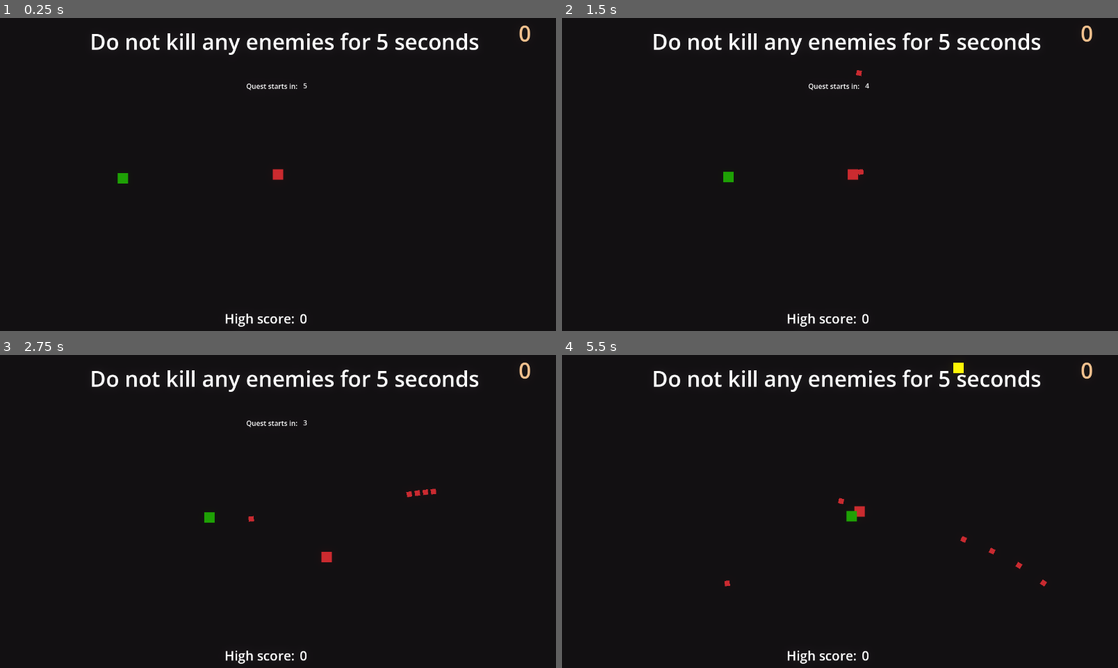
Above: before the commit, frames 1-4 (two rows, left to right).
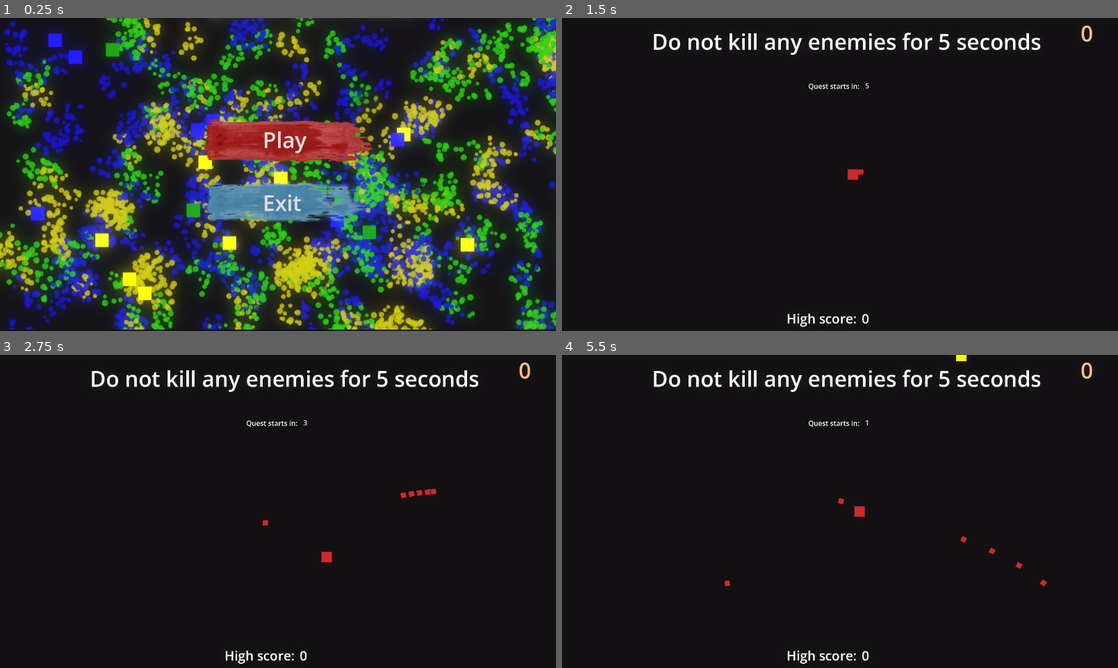
Above: after the commit, the same moments.

Repository: DiScarlet/ShootEm
Game: Godot game, scene res://scenes/arena.tscn
The game is run twice, just before and just after one commit, with the same random seed, the same clock (stepped at 60 frames per second) and the same inputs.
Inputs (mouse positions are in pixels of both pictures, inside the frame that each line leads up to):
- Up to frame 1 (0.25 s): no input
- Up to frame 2 (1.5 s): click (845, 140) at 0.5 s, where only the run after the commit has a clickable "Play"; tap Enter at 1.25 s; move the mouse to (962, 158) at 1.27 s; press the mouse at (962, 158) at 1.28 s; hold D (move_right) from 1.28 s (still down)
- Up to frame 3 (2.75 s): move the mouse to (166, 527) at 2.02 s; release D (move_right) at 2.03 s; release the mouse at (166, 527) at 2.03 s; hold S (move_down) from 2.03 s (still down); click (166, 527) at 2.1 s
- Up to frame 4 (5.5 s): move the mouse to (895, 442) at 2.77 s; release S (move_down) at 2.78 s; press the mouse at (895, 442) at 2.78 s; hold D (move_right) 2.78-3.53 s; move the mouse to (812, 574) at 3.52 s; release the mouse at (812, 574) at 3.53 s; hold W (move_up) 3.53-4.28 s; click (812, 574) at 3.6 s; move the mouse to (1006, 558) at 4.27 s; press the mouse at (1006, 558) at 4.28 s; hold A (move_left) from 4.28 s (still down); move the mouse to (673, 464) at 5.02 s; release the mouse at (673, 464) at 5.03 s; click (673, 464) at 5.1 s

The runs differ from the first frame. In frame 1, 65% of the frame differs, in the area x 0-100%, y 0-100%; in frame 2, less than 0.1%; in frame 3, 0.2%; in frame 4, 0.3%.

Commit message:
Added main menu

Diff:
--- a/scenes/arena.tscn
+++ b/scenes/arena.tscn
@@ -5,7 +5,6 @@
 [ext_resource type="PackedScene" uid="uid://b4ok3ievmdxys" path="res://scenes/enemies/enemy_blue.tscn" id="3_41jku"]
 [ext_resource type="PackedScene" uid="uid://dhh0qewrl521k" path="res://scenes/enemies/enemy_base.tscn" id="3_olpmc"]
 [ext_resource type="PackedScene" uid="uid://dryair0vs6tgf" path="res://scenes/enemies/enemy_yellow.tscn" id="4_k1k1x"]
-[ext_resource type="Script" uid="uid://q0l3nqxud6n2" path="res://scripts/UI/score.gd" id="4_xdvfk"]
 [ext_resource type="Script" uid="uid://bqbhw16j16xcc" path="res://scripts/UI/high_score.gd" id="5_4ag8t"]
 [ext_resource type="Script" uid="uid://b0xdbtaudahbx" path="res://scripts/camera_2d.gd" id="5_7ft05"]
 [ext_resource type="PackedScene" uid="uid://c7fd16v1dsogf" path="res://scenes/powerups/power_up.tscn" id="5_41jku"]
@@ -13,6 +12,10 @@
 [ext_resource type="Script" uid="uid://bi7yxc83hanjg" path="res://scripts/quests/quest_label.gd" id="10_k1k1x"]
 [ext_resource type="Script" uid="uid://djst5gdekcofa" path="res://scripts/quests/Additional_UI/grace_start_timer.gd" id="11_ajq0i"]
 [ext_resource type="AudioStream" uid="uid://c2v5pag0oebpj" path="res://assets/audio/music.mp3" id="13_8vbsj"]
+[ext_resource type="Script" uid="uid://bgxpfeujwd075" path="res://scripts/UI/main_menu.gd" id="13_ow1aj"]
+[ext_resource type="Texture2D" uid="uid://ffc4f5jllhlb" path="res://assets/images/textures/redSmear.png" id="14_a43o1"]
+[ext_resource type="Texture2D" uid="uid://b507xfurumq1i" path="res://assets/images/textures/blueSmear.png" id="14_xsx6r"]
+[ext_resource type="Texture2D" uid="uid://bohaw1wcc3b5a" path="res://assets/images/textures/MainBG.png" id="16_ow1aj"]
 
 [sub_resource type="Environment" id="Environment_wl4x5"]
 background_mode = 3
@@ -20,6 +23,18 @@
 glow_bloom = 0.37
 glow_blend_mode = 0
 
+[sub_resource type="GDScript" id="GDScript_6joey"]
+script/source = "extends Label
+
+#FUNCS
+#system overrides
+func _process(delta: float) -> void:
+	text = str(GameManager.points)
+"
+
+[sub_resource type="StyleBoxFlat" id="StyleBoxFlat_ixwup"]
+bg_color = Color(0.32156864, 0.47843137, 0.6784314, 1)
+
 [node name="Arena" type="Node2D" unique_id=86317714]
 script = ExtResource("1_wl4x5")
 enemies = Array[PackedScene]([ExtResource("3_olpmc"), ExtResource("3_41jku"), ExtResource("4_k1k1x")])
@@ -28,24 +43,19 @@
 [node name="Player" parent="." unique_id=1334363141 instance=ExtResource("2_olpmc")]
 position = Vector2(640, 360)
 
-[node name="Enemy" parent="." unique_id=81046350 instance=ExtResource("3_olpmc")]
-position = Vector2(263, 369)
-
 [node name="WorldEnvironment" type="WorldEnvironment" parent="." unique_id=1136972443]
 environment = SubResource("Environment_wl4x5")
 
 [node name="EnemySpawnTimer" type="Timer" parent="." unique_id=220998081]
 wait_time = 3.0
-autostart = true
 
 [node name="IntervalTimer" type="Timer" parent="." unique_id=1689908458]
-autostart = true
 
 [node name="PowerupSpawnTimer" type="Timer" parent="." unique_id=773368948]
 wait_time = 15.0
-autostart = true
 
 [node name="UI" type="Node2D" parent="." unique_id=1367308604]
+visible = false
 z_index = 20
 
 [node name="ScoreControl" type="Control" parent="UI" unique_id=1679407863]
@@ -65,7 +75,7 @@
 theme_override_colors/font_color = Color(0.9510427, 0.7500664, 0.54699606, 1)
 theme_override_font_sizes/font_size = 50
 text = "100"
-script = ExtResource("4_xdvfk")
+script = SubResource("GDScript_6joey")
 
 [node name="HighScoreVal" type="Label" parent="UI/ScoreControl" unique_id=2140397873]
 layout_mode = 1
@@ -173,8 +183,80 @@
 [node name="AudioStreamPlayer" type="AudioStreamPlayer" parent="." unique_id=1531487500]
 stream = ExtResource("13_8vbsj")
 autoplay = true
+parameters/looping = true
+
+[node name="MainMenu" type="Control" parent="." unique_id=377361924]
+layout_mode = 3
+anchors_preset = 0
+offset_right = 1280.0
+offset_bottom = 720.0
+script = ExtResource("13_ow1aj")
+
+[node name="Play" type="Node2D" parent="MainMenu" unique_id=1052612274]
+position = Vector2(35, 21)
+
+[node name="PlayButton" type="Button" parent="MainMenu/Play" unique_id=669018485]
+anchors_preset = 8
+anchor_left = 0.5
+anchor_top = 0.5
+anchor_right = 0.5
+anchor_bottom = 0.5
+offset_left = 447.0
+offset_top = 220.0
+offset_right = 793.0
+offset_bottom = 297.0
+grow_horizontal = 2
+grow_vertical = 2
+theme_override_colors/font_pressed_color = Color(0.7471869, 0.9999998, 0.99968165, 1)
+theme_override_colors/font_hover_color = Color(0.7490196, 1, 1, 1)
+theme_override_font_sizes/font_size = 50
+theme_override_styles/normal = SubResource("StyleBoxFlat_ixwup")
+text = "Play"
+flat = true
+
+[node name="bg" type="Sprite2D" parent="MainMenu/Play" unique_id=1021529317]
+z_index = -2
+position = Vector2(630, 257)
+scale = Vector2(0.34146136, 0.43917274)
+texture = ExtResource("14_a43o1")
+
+[node name="Exit" type="Node2D" parent="MainMenu" unique_id=1849341021]
+position = Vector2(20, -40)
+
+[node name="bg" type="Sprite2D" parent="MainMenu/Exit" unique_id=1459251504]
+z_index = -2
+position = Vector2(647, 459)
+scale = Vector2(0.34146136, 0.43917274)
+texture = ExtResource("14_xsx6r")
+
+[node name="ExitButton" type="Button" parent="MainMenu/Exit" unique_id=254901589]
+anchors_preset = 8
+anchor_left = 0.5
+anchor_top = 0.5
+anchor_right = 0.5
+anchor_bottom = 0.5
+offset_left = 468.0
+offset_top = 426.0
+offset_right = 792.0
+offset_bottom = 503.0
+grow_horizontal = 2
+grow_vertical = 2
+theme_override_colors/font_pressed_color = Color(0.8580561, 0.9999998, 0.8198646, 1)
+theme_override_colors/font_hover_color = Color(0.85882354, 1, 0.81960785, 1)
+theme_override_font_sizes/font_size = 50
+theme_override_styles/normal = SubResource("StyleBoxFlat_ixwup")
+text = "Exit"
+flat = true
+
+[node name="SpriteBG" type="Sprite2D" parent="MainMenu" unique_id=33460670]
+z_index = -4
+position = Vector2(662.622, 357.5)
+scale = Vector2(1.2986349, 1.2986349)
+texture = ExtResource("16_ow1aj")
 
 [connection signal="timeout" from="EnemySpawnTimer" to="." method="_on_enemy_spawn_timer_timeout"]
 [connection signal="timeout" from="IntervalTimer" to="." method="_on_interval_timer_timeout"]
 [connection signal="timeout" from="PowerupSpawnTimer" to="." method="_on_powerup_spawn_timer_timeout"]
 [connection signal="timeout" from="Camera2D/ScreenShakeTimer" to="Camera2D" method="_on_screen_shake_timer_timeout"]
+[connection signal="pressed" from="MainMenu/Play/PlayButton" to="MainMenu" method="_on_play_button_pressed"]
+[connection signal="pressed" from="MainMenu/Exit/ExitButton" to="MainMenu" method="_on_exit_button_pressed"]
--- /dev/null
+++ b/scripts/UI/main_menu.gd
@@ -0,0 +1,16 @@
+extends Control
+
+#VARS
+@onready var ui: Node2D = $"../UI"
+
+#FUNCS
+#event funcs(buttons)
+func _on_play_button_pressed() -> void:
+	visible = false
+	ui.visible = true
+	GameManager.start_quest.emit()
+	GameManager.start_game.emit()
+
+
+func _on_exit_button_pressed() -> void:
+	get_tree().quit()
--- a/scripts/UI/score.gd
+++ /dev/null
@@ -1,6 +0,0 @@
-extends Label
-
-#FUNCS
-#system overrides
-func _process(delta: float) -> void:
-	text = str(GameManager.points)
--- a/scripts/arena.gd
+++ b/scripts/arena.gd
@@ -11,15 +11,22 @@
 #Godot elements
 @onready var interval_timer: Timer = $IntervalTimer
 @onready var enemy_spawn_timer: Timer = $EnemySpawnTimer
+@onready var powerup_spawn_timer: Timer = $PowerupSpawnTimer
+@onready var main_menu: Control = $MainMenu
+@onready var ui: Node2D = $UI
 
 
 #FUNCS
 #system overrides
 func _ready() -> void:
+	GameManager.player.enabled = false
+	main_menu.visible = true
+	ui.visible = false
 	GameManager.node_creation_parent = self
-	GameManager.start_quest.emit()
 	GameManager.points = 0
 	interval_timer.wait_time = GameManager.DIFFICULTY_INTERVAL
+	GameManager.start_game.connect(on_start_game)
+
 
 func _exit_tree() -> void:
 	GameManager.node_creation_parent = null
@@ -62,3 +69,10 @@
 	var powerup_ind = randi_range(0, power_ups.size() - 1)
 
 	GameManager.instance_node(power_ups[powerup_ind], Vector2(randi_range(0, WINDOW_SIZE.x), randi_range(0, WINDOW_SIZE.y)), self)
+
+
+func on_start_game():
+	enemy_spawn_timer.start()
+	interval_timer.start()
+	interval_timer.start()
+	GameManager.player.enabled = true
--- a/scripts/player.gd
+++ b/scripts/player.gd
@@ -21,6 +21,16 @@
 var default_damage = damage
 #Godot elements
 @onready var timer_reload: Timer = $TimerReload
+
+#FIELDS
+var enabled: bool = true:
+	set(value):
+		enabled = value
+		set_physics_process(value)
+		set_process(value)
+		set_process_input(value)
+		visible = value
+		print("player " + str(value))
 
 
 #FUNCS
--- a/scripts/singletons/GameManager.gd
+++ b/scripts/singletons/GameManager.gd
@@ -4,6 +4,7 @@
 signal start_quest
 signal reset_level
 signal player_ready
+signal start_game
 
 #VARS
 #consts
Binary file added: assets/images/textures/MainBG.png
Not shown, added: assets/images/textures/MainBG.png.import
Binary file added: assets/images/textures/blueSmear.png
Not shown, added: assets/images/textures/blueSmear.png.import
Binary file added: assets/images/textures/redSmear.png
Not shown, added: assets/images/textures/redSmear.png.import
Binary file added: scenes/Screenshot 2026-03-18 000255.png
Not shown, added: scenes/Screenshot 2026-03-18 000255.png.import
Not shown, added: scripts/UI/main_menu.gd.uid
Empty file added: scripts/UI/play_button.gd
Not shown, added: scripts/UI/play_button.gd.uid
Not shown, removed: scripts/UI/score.gd.uid
